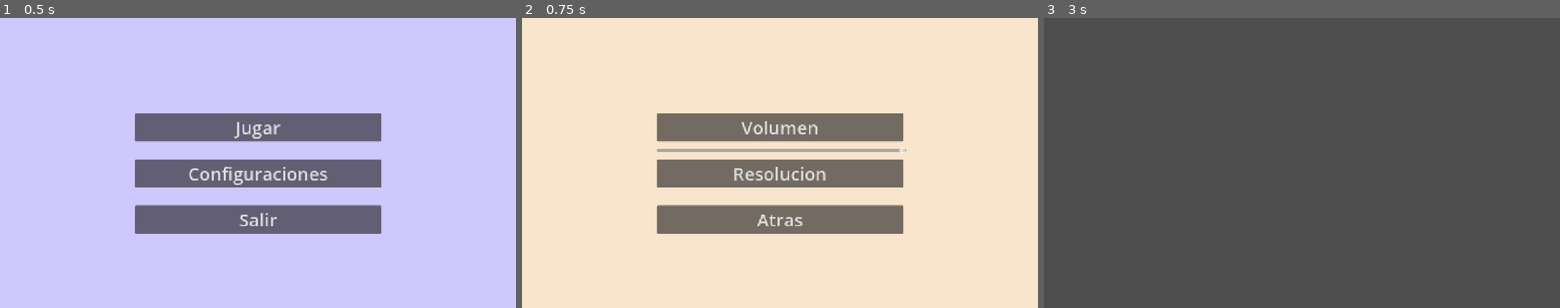
Above: before the commit, frames 1-3 (left to right).
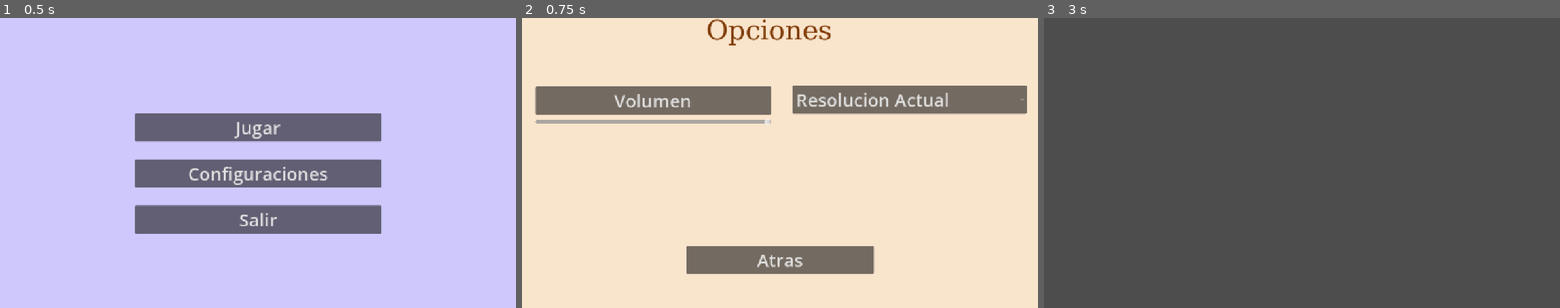
Above: after the commit, the same moments.

Repository: Bakudi/Jam_Juniperdev-spin
Game: Godot game, scene res://Scenes/menu.tscn
Same seed, same stepped clock (60 frames per second), same inputs: the game is played once before the commit and once after it. Before the commit the project has no main scene; this scene is started directly in both runs.
Inputs:
- Up to frame 1 (0.5 s): no input
- Up to frame 2 (0.75 s): click "Configuraciones" at 0.5 s
- Up to frame 3 (3 s): click "Volumen" at 1.25 s; click "Atras" at 2 s; click "Jugar" at 2.75 s

Frame 1 is identical in both runs. In frame 2, 28% of the frame differs, in the area x 2-98%, y 0-89%; in frame 3, nothing differs.

Commit message:
add: rediseño de las opciones, resolucion variable y funcional

Diff:
--- a/Scenes/Opciones.tscn
+++ b/Scenes/Opciones.tscn
@@ -1,6 +1,30 @@
 [gd_scene format=3 uid="uid://b7ax0bxlx666d"]
 
 [ext_resource type="Script" uid="uid://cg1at5iacgrev" path="res://Scenes/opciones.gd" id="1_28310"]
+
+[sub_resource type="FontFile" id="FontFile_qhmoj"]
+cache/0/variation_coordinates = {}
+cache/0/face_index = 0
+cache/0/embolden = 0.0
+cache/0/transform = Transform2D(1, 0, 0, 1, 0, 0)
+cache/0/spacing_top = 0
+cache/0/spacing_bottom = 0
+cache/0/spacing_space = 0
+cache/0/spacing_glyph = 0
+cache/0/baseline_offset = 0.0
+cache/0/16/0/ascent = 0.0
+cache/0/16/0/descent = 0.0
+cache/0/16/0/underline_position = 0.0
+cache/0/16/0/underline_thickness = 0.0
+cache/0/16/0/scale = 1.0
+cache/0/60/0/ascent = 0.0
+cache/0/60/0/descent = 0.0
+cache/0/60/0/underline_position = 0.0
+cache/0/60/0/underline_thickness = 0.0
+cache/0/60/0/scale = 1.0
+
+[sub_resource type="FontVariation" id="FontVariation_as38o"]
+base_font = SubResource("FontFile_qhmoj")
 
 [node name="Opciones" type="Control" unique_id=1406790848]
 layout_mode = 3
@@ -20,47 +44,100 @@
 grow_vertical = 2
 color = Color(0.977341, 0.8935541, 0.8010278, 1)
 
-[node name="VBoxContainer" type="VBoxContainer" parent="." unique_id=1607638615]
+[node name="Contenedor_Atras" type="VBoxContainer" parent="." unique_id=1607638615]
 layout_mode = 1
-anchors_preset = 8
+anchors_preset = 7
 anchor_left = 0.5
-anchor_top = 0.5
+anchor_top = 1.0
 anchor_right = 0.5
-anchor_bottom = 0.5
-offset_left = -275.0
-offset_top = -217.5
-offset_right = 276.0
-offset_bottom = 264.0
+anchor_bottom = 1.0
+offset_left = -209.5
+offset_top = -214.0
+offset_right = 209.5
 grow_horizontal = 2
-grow_vertical = 2
+grow_vertical = 0
 theme_override_constants/separation = 40
 alignment = 1
 
-[node name="Volumen" type="Button" parent="VBoxContainer" unique_id=1481991216]
+[node name="Atras" type="Button" parent="Contenedor_Atras" unique_id=1378044361]
+layout_mode = 2
+theme_override_font_sizes/font_size = 40
+text = "Atras
+"
+
+[node name="Label" type="Label" parent="." unique_id=748438850]
+layout_mode = 1
+anchors_preset = 5
+anchor_left = 0.5
+anchor_right = 0.5
+offset_left = -165.5
+offset_right = 165.5
+offset_bottom = 81.0
+grow_horizontal = 2
+theme_override_colors/font_color = Color(0.49411765, 0.22352941, 0, 1)
+theme_override_fonts/font = SubResource("FontVariation_as38o")
+theme_override_font_sizes/font_size = 60
+text = "Opciones"
+
+[node name="Contenedor_volumen" type="VBoxContainer" parent="." unique_id=145845983]
+layout_mode = 0
+offset_left = 30.0
+offset_top = 153.0
+offset_right = 556.0
+offset_bottom = 317.0
+
+[node name="Volumen" type="Button" parent="Contenedor_volumen" unique_id=1481991216]
 layout_mode = 2
 theme_override_font_sizes/font_size = 40
 text = "Volumen
 "
 
-[node name="HSlider" type="HSlider" parent="VBoxContainer/Volumen" unique_id=843853143]
+[node name="HSlider" type="HSlider" parent="Contenedor_volumen/Volumen" unique_id=843853143]
+light_mask = 7
 layout_mode = 0
 offset_top = 52.5
-offset_right = 556.0
-offset_bottom = 112.5
+offset_right = 526.0
+offset_bottom = 106.0
 max_value = 1.5
 step = 0.001
 value = 1.5
 
-[node name="Resolución" type="Button" parent="VBoxContainer" unique_id=196677414]
+[node name="Contenedor_Resolucion" type="VBoxContainer" parent="." unique_id=1625363316]
+layout_mode = 1
+anchors_preset = 6
+anchor_left = 1.0
+anchor_top = 0.5
+anchor_right = 1.0
+anchor_bottom = 0.5
+offset_left = -548.0
+offset_top = -173.0
+offset_right = -25.0
+offset_bottom = -108.0
+grow_horizontal = 0
+grow_vertical = 2
+
+[node name="OptionButton" type="OptionButton" parent="Contenedor_Resolucion" unique_id=127194099]
 layout_mode = 2
 theme_override_font_sizes/font_size = 40
-text = "Resolucion"
+selected = 0
+item_count = 8
+popup/item_0/text = "Resolucion Actual"
+popup/item_0/id = 0
+popup/item_1/text = "800x600"
+popup/item_1/id = 1
+popup/item_2/text = "1280x720"
+popup/item_2/id = 2
+popup/item_3/text = "1600x900"
+popup/item_3/id = 3
+popup/item_4/text = "1920x1080"
+popup/item_4/id = 4
+popup/item_5/text = "Fullscreen"
+popup/item_5/id = 6
+popup/item_6/text = "Windowed Fullscreen"
+popup/item_6/id = 7
+popup/item_7/text = "Windowed"
+popup/item_7/id = 8
 
-[node name="Atras" type="Button" parent="VBoxContainer" unique_id=1378044361]
-layout_mode = 2
-theme_override_font_sizes/font_size = 40
-text = "Atras
-"
-
-[connection signal="value_changed" from="VBoxContainer/Volumen/HSlider" to="." method="_on_h_slider_value_changed"]
-[connection signal="pressed" from="VBoxContainer/Atras" to="." method="_on_atras_pressed"]
+[connection signal="pressed" from="Contenedor_Atras/Atras" to="." method="_on_atras_pressed"]
+[connection signal="value_changed" from="Contenedor_volumen/Volumen/HSlider" to="." method="_on_h_slider_value_changed"]
+[connection signal="item_selected" from="Contenedor_Resolucion/OptionButton" to="." method="_on_option_button_item_selected"]
--- a/Scenes/opciones.gd
+++ b/Scenes/opciones.gd
@@ -17,3 +17,25 @@
 
 func _on_atras_pressed() -> void:
 	get_tree().change_scene_to_file("res://Scenes/menu.tscn")
+
+func _on_option_button_item_selected(index: int) -> void:
+	DisplayServer.window_set_mode(DisplayServer.WINDOW_MODE_WINDOWED)
+	DisplayServer.window_set_flag(DisplayServer.WINDOW_FLAG_BORDERLESS, false)
+
+	match index:
+		0:
+			DisplayServer.window_set_size(Vector2i(800, 600))
+		1:
+			DisplayServer.window_set_size(Vector2i(1280, 720))
+		2:
+			DisplayServer.window_set_size(Vector2i(1600, 900))
+		3:
+			DisplayServer.window_set_size(Vector2i(1920, 1080))
+		4:
+			DisplayServer.window_set_mode(DisplayServer.WINDOW_MODE_FULLSCREEN)
+		5:
+			DisplayServer.window_set_flag(DisplayServer.WINDOW_FLAG_BORDERLESS, true)
+			DisplayServer.window_set_size(DisplayServer.screen_get_size())
+			DisplayServer.window_set_position(Vector2i.ZERO)
+		6:
+			DisplayServer.window_set_size(Vector2i(1280, 720))
--- a/project.godot
+++ b/project.godot
@@ -11,6 +11,7 @@
 [application]
 
 config/name="Nuevo Proyecto de Juego"
+run/main_scene="uid://dxcwqbjmh53n4"
 config/features=PackedStringArray("4.7", "Mobile")
 config/icon="res://icon.svg"
 
@@ -154,3 +155,5 @@
 
 rendering_device/driver.windows="d3d12"
 renderer/rendering_method="mobile"
+scaling_3d/size/viewport_height=648
+scaling_3d/size/viewport_width=1152
